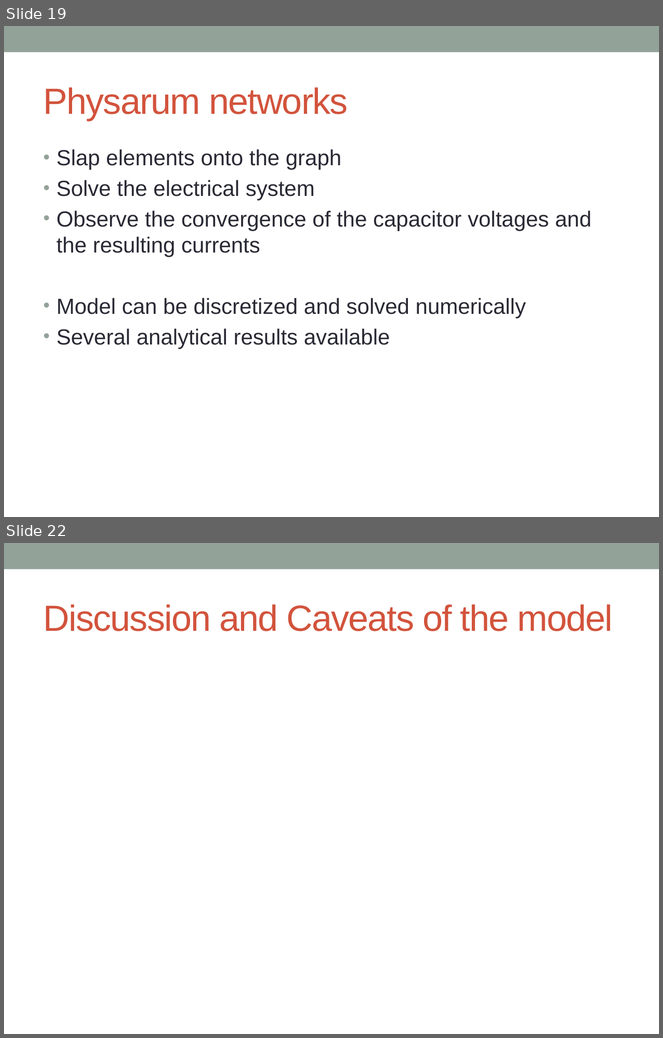
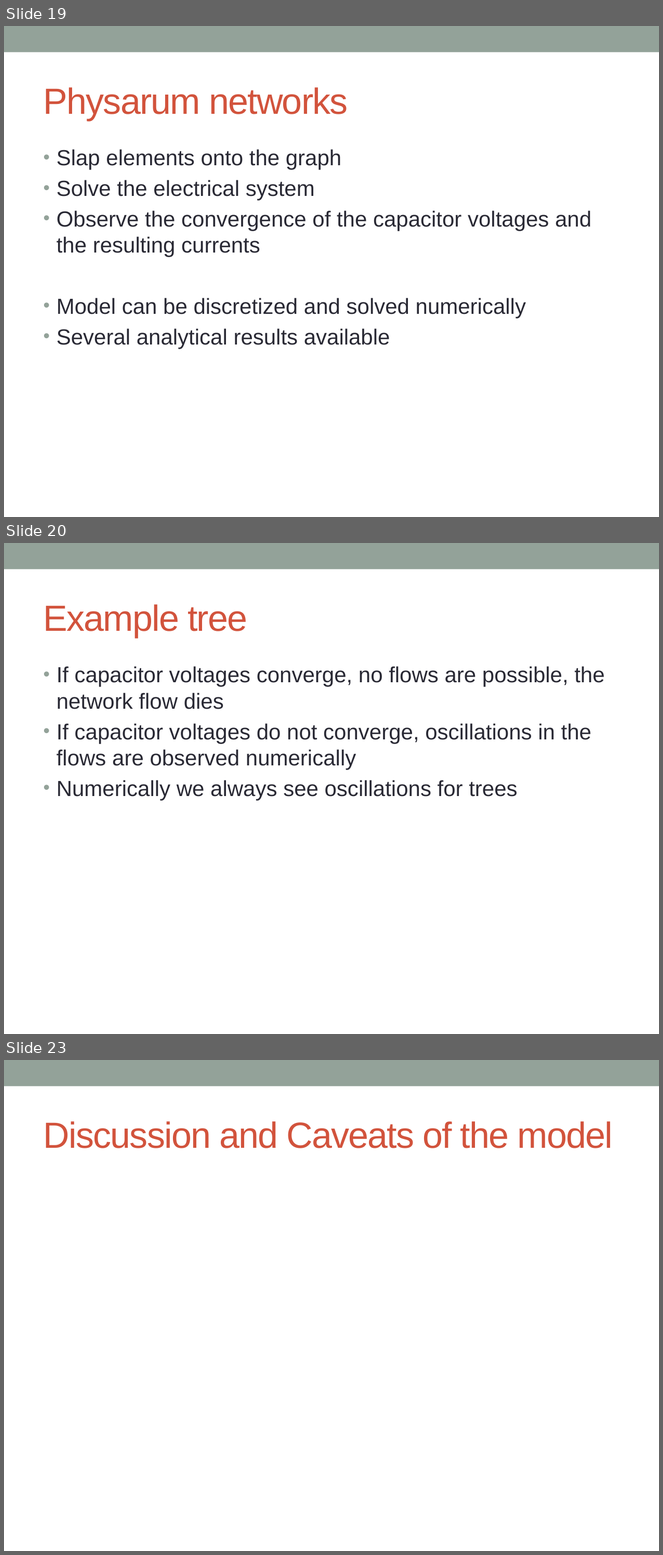
Before and after one commit to 05dirnbe/defense, a slide deck: draft.pptx. Shown one above the other, each under a label of ours: slides 19 and 22 before the commit, slides 19, 20 and 23 after it; the slides between them are not shown. The pictures are 663x1038 and 663x1555 pixels, drawn with LibreOffice and Linux fonts; fonts in the diff are those of the drawing. Boxes give left, top, right and bottom in pixels: in the first picture for what was removed or moved away, otherwise in the second. Text is boxed around its words. In the diff, an @@ line names an element or a change of style, - is before the commit and + after.

```diff
--- a/draft.pptx
+++ b/draft.pptx
@@ slide 20 added at [4,543,659,1034], background #FFFFFF; not listed: 1 template element that a slide beside it also shows @@
@@ title added at [44,604,247,638], 40 pt, text #D2533C @@
+Example tree
@@ text added at [57,666,605,800], 24 pt, text #292934 @@
+• If capacitor voltages converge, no flows are possible, the network flow dies
+• If capacitor voltages do not converge, oscillations in the flows are observed numerically
+• Numerically we always see oscillations for trees
@@ what was slide 22 is now slide 23 @@
```
Also in this commit, not shown: 2 slides changed, 6 other files.
